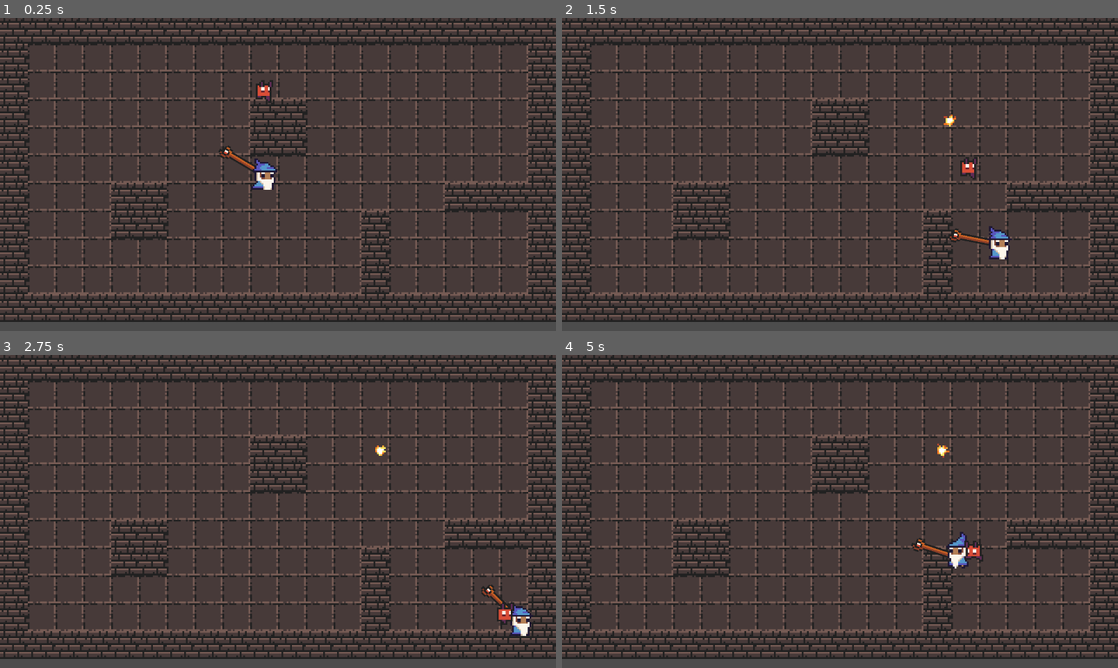
Above: before the commit, frames 1-4 (two rows, left to right).
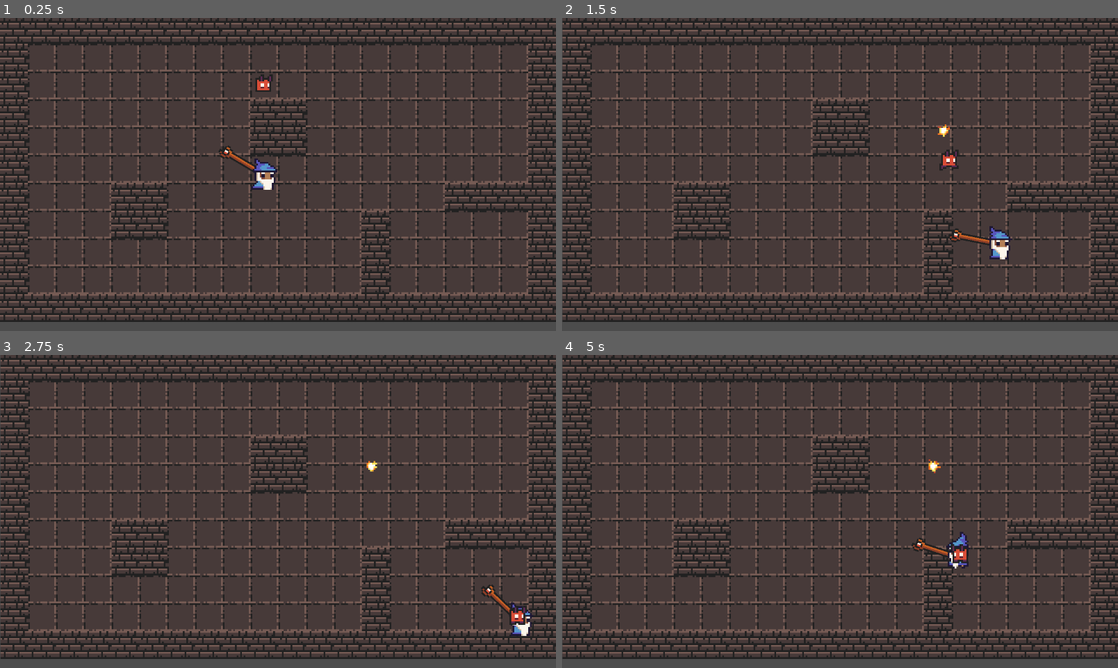
Above: after the commit, the same moments.

Repository: dsaltares/gmtk-2019
Game: Godot game, scene res://Playground.tscn
The game is run twice, just before and just after one commit, with the same random seed, the same clock (stepped at 60 frames per second) and the same inputs.
Inputs (mouse positions are in pixels of both pictures, inside the frame that each line leads up to):
- Up to frame 1 (0.25 s): no input
- Up to frame 2 (1.5 s): move the mouse to (962, 158) at 0.52 s; hold Right (move_right) 0.53-1.28 s; click (962, 158) at 0.6 s; move the mouse to (728, 190) at 1.27 s; hold Down (move_down) from 1.28 s (still down); click (728, 190) at 1.35 s
- Up to frame 3 (2.75 s): move the mouse to (333, 442) at 2.02 s; release Down (move_down) at 2.03 s; hold Right (move_right) from 2.03 s (still down); click (333, 442) at 2.1 s
- Up to frame 4 (5 s): move the mouse to (812, 574) at 2.77 s; release Right (move_right) at 2.78 s; hold Up (move_up) 2.78-3.53 s; click (812, 574) at 2.85 s; move the mouse to (1006, 558) at 3.52 s; hold Left (move_left) from 3.53 s (still down); click (1006, 558) at 3.6 s; move the mouse to (673, 464) at 4.27 s; click (673, 464) at 4.35 s

The runs differ from the first frame. In frame 1, 0.2% of the frame differs, in the area x 46-50%, y 18-28%; in frame 2, 4.4%, in the area x 0-100%, y 0-98%; in frame 3, 4.4%; in frame 4, 4.4%.

Commit message:
add pathfinding to the enemy

Diff:
--- a/game/Enemy.gd
+++ b/game/Enemy.gd
@@ -1,54 +1,44 @@
 extends KinematicBody2D
 
 const MAX_SPEED = 150
-const TIME_TO_MAX_SPEED = 0.2
-const TIME_TO_HALT = 0.1
-
-onready var ACCELERATION = MAX_SPEED / TIME_TO_MAX_SPEED
-onready var DECELERATION = -MAX_SPEED / TIME_TO_HALT
 
 onready var sprite = $AnimatedSprite
+var path = PoolVector2Array() setget set_path
+var is_moving = false
+var is_facing_left = false
 
-var velocity = Vector2(0, 0)
-var last_horizontal_dir = 0
-var target_position = Vector2(0, 0)
+func _ready() -> void:
+	set_physics_process(false)
 
-func _ready():
-	$DirectionTimer.start()
-
-func _physics_process(delta):
+func _physics_process(delta) -> void:
 	update_movement(delta)
 	update_animation()
 
-func update_movement(delta):
-	var move_dir = Vector2(
-		target_position.x - position.x,
-		target_position.y - position.y
-	)
+func update_movement(delta) -> void:
+	var max_distance = MAX_SPEED * delta
+	var starting_position= position
+	for i in range(path.size()):
+		var distance_to_next = starting_position.distance_to(path[0])
+		var direction_to_next = starting_position.direction_to(path[0])
+		is_moving = false
+		is_facing_left = direction_to_next.x < 0
 
-	var distance_to_target = move_dir.length_squared()
+		if max_distance <= distance_to_next and max_distance >= 0.0:
+			position = starting_position.linear_interpolate(path[0], max_distance / distance_to_next)
+			is_moving = true
+			break
+		elif max_distance < 0.0:
+			position = path[0]
+			set_physics_process(false)
+			break
 
-	if position.distance_squared_to(target_position) > 100:
-		var path = $Navigation2D.get_simple_path(global_position, target_position)
-		move_dir = move_dir.normalized()
+		max_distance -= distance_to_next
+		starting_position = path[0]
+		path.remove(0)
 
-		var speed = velocity.length()
-		if move_dir.length_squared() > 0:
-			speed = min(speed + ACCELERATION * delta, MAX_SPEED)
-			velocity = move_dir * speed
-		else:
-			speed = max(speed + DECELERATION * delta, 0)
-			velocity = velocity.normalized() * speed
-
-		if velocity.x != 0:
-			last_horizontal_dir = sign(velocity.x)
-
-		sprite.flip_h = last_horizontal_dir < 0
-		move_and_slide(velocity)
-
-func update_animation():
+func update_animation() -> void:
 	var animation = null
-	if velocity.length_squared() > 0:
+	if is_moving:
 		animation = 'run'
 	else:
 		animation = 'idle'
@@ -56,5 +46,10 @@
 	if animation != sprite.animation and animation != null:
 		sprite.animation = animation
 
-func _on_player_moved(player_position):
-	target_position = player_position
+	sprite.flip_h = is_facing_left
+
+func set_path(value: PoolVector2Array) -> void:
+	path = value
+
+	if value.size() != 0:
+		set_physics_process(true)
--- a/game/Enemy.tscn
+++ b/game/Enemy.tscn
@@ -17,36 +17,33 @@
 "name": "idle",
 "speed": 4.0
 }, {
+"frames": [ ExtResource( 2 ) ],
+"loop": true,
+"name": "hit",
+"speed": 5.0
+}, {
 "frames": [ ExtResource( 6 ), ExtResource( 7 ), ExtResource( 8 ), ExtResource( 9 ) ],
 "loop": true,
 "name": "run",
 "speed": 10.0
-}, {
-"frames": [ ExtResource( 2 ) ],
-"loop": true,
-"name": "hit",
-"speed": 5.0
 } ]
 
 [sub_resource type="RectangleShape2D" id=2]
 extents = Vector2( 3.56351, 4.79846 )
 
-[node name="Enemy" type="KinematicBody2D"]
+[node name="Enemy" type="KinematicBody2D" groups=[
+"enemy",
+]]
 collision_mask = 22
 script = ExtResource( 1 )
 
 [node name="AnimatedSprite" type="AnimatedSprite" parent="."]
 position = Vector2( -0.184418, -5.16351 )
 frames = SubResource( 1 )
-animation = "run"
+animation = "idle"
+frame = 2
 playing = true
 
 [node name="CollisionShape2D" type="CollisionShape2D" parent="."]
 position = Vector2( 0.507599, -3.91588 )
 shape = SubResource( 2 )
-
-[node name="DirectionTimer" type="Timer" parent="."]
-wait_time = 0.5
-
-[node name="Navigation2D" type="Navigation2D" parent="."]
-[connection signal="timeout" from="DirectionTimer" to="." method="_on_DirectionTimer_timeout"]
--- a/game/Player.tscn
+++ b/game/Player.tscn
@@ -2,23 +2,23 @@
 
 [ext_resource path="res://Player.gd" type="Script" id=1]
 [ext_resource path="res://wizzard/weapon_red_magic_staff.png" type="Texture" id=2]
-[ext_resource path="res://wizzard/wizzard_m_hit_anim_f0.png" type="Texture" id=3]
-[ext_resource path="res://wizzard/wizzard_m_idle_anim_f0.png" type="Texture" id=4]
-[ext_resource path="res://wizzard/wizzard_m_idle_anim_f1.png" type="Texture" id=5]
-[ext_resource path="res://wizzard/wizzard_m_idle_anim_f2.png" type="Texture" id=6]
+[ext_resource path="res://wizzard/wizzard_m_run_anim_f0.png" type="Texture" id=3]
+[ext_resource path="res://wizzard/wizzard_m_run_anim_f1.png" type="Texture" id=4]
+[ext_resource path="res://wizzard/wizzard_m_run_anim_f2.png" type="Texture" id=5]
+[ext_resource path="res://wizzard/wizzard_m_run_anim_f3.png" type="Texture" id=6]
 [ext_resource path="res://wizzard/wizzard_m_idle_anim_f3.png" type="Texture" id=7]
-[ext_resource path="res://wizzard/wizzard_m_run_anim_f0.png" type="Texture" id=8]
-[ext_resource path="res://wizzard/wizzard_m_run_anim_f1.png" type="Texture" id=9]
-[ext_resource path="res://wizzard/wizzard_m_run_anim_f2.png" type="Texture" id=10]
-[ext_resource path="res://wizzard/wizzard_m_run_anim_f3.png" type="Texture" id=11]
+[ext_resource path="res://wizzard/wizzard_m_hit_anim_f0.png" type="Texture" id=8]
+[ext_resource path="res://wizzard/wizzard_m_idle_anim_f0.png" type="Texture" id=9]
+[ext_resource path="res://wizzard/wizzard_m_idle_anim_f1.png" type="Texture" id=10]
+[ext_resource path="res://wizzard/wizzard_m_idle_anim_f2.png" type="Texture" id=11]
 [ext_resource path="res://wizzard/pick_up_fire.png" type="Texture" id=12]
 
 [sub_resource type="SpriteFrames" id=1]
 animations = [ {
 "frames": [ ExtResource( 3 ), ExtResource( 4 ), ExtResource( 5 ), ExtResource( 6 ) ],
 "loop": true,
-"name": "run",
-"speed": 10.0
+"name": "idle",
+"speed": 4.0
 }, {
 "frames": [ ExtResource( 7 ) ],
 "loop": true,
@@ -27,8 +27,8 @@
 }, {
 "frames": [ ExtResource( 8 ), ExtResource( 9 ), ExtResource( 10 ), ExtResource( 11 ) ],
 "loop": true,
-"name": "idle",
-"speed": 4.0
+"name": "run",
+"speed": 10.0
 } ]
 
 [sub_resource type="RectangleShape2D" id=2]
@@ -88,7 +88,7 @@
 position = Vector2( -0.184418, -5.16351 )
 frames = SubResource( 1 )
 animation = "run"
-frame = 2
+frame = 1
 playing = true
 
 [node name="CollisionShape2D" type="CollisionShape2D" parent="."]
--- a/game/Playground.gd
+++ b/game/Playground.gd
@@ -1,6 +1,8 @@
 extends Node2D
 
-signal player_moved
+func _on_Player_position_changed(player_position):
+	var enemies = get_tree().get_nodes_in_group("enemy")
 
-func _on_Player_position_changed(player_position):
-	emit_signal("player_moved", player_position)
+	for i in enemies.size():
+		var enemy = enemies[i]
+		enemy.path = $Navigation2D.get_simple_path(enemy.position, player_position, false)
--- a/game/Playground.tscn
+++ b/game/Playground.tscn
@@ -1,10 +1,11 @@
-[gd_scene load_steps=6 format=2]
+[gd_scene load_steps=7 format=2]
 
 [ext_resource path="res://Playground.gd" type="Script" id=1]
 [ext_resource path="res://tileset.tres" type="TileSet" id=2]
 [ext_resource path="res://Player.tscn" type="PackedScene" id=3]
 [ext_resource path="res://Enemy.tscn" type="PackedScene" id=4]
-[ext_resource path="res://crosshair/Crosshair.gd" type="Script" id=5]
+[ext_resource path="res://Camera.tscn" type="PackedScene" id=5]
+[ext_resource path="res://crosshair/Crosshair.gd" type="Script" id=6]
 
 [node name="Root" type="Node2D"]
 script = ExtResource( 1 )
@@ -25,12 +26,8 @@
 [node name="Enemy" parent="." instance=ExtResource( 4 )]
 position = Vector2( 39.0717, -7.13219 )
 
-[node name="Camera2D" type="Camera2D" parent="."]
-position = Vector2( 47.939, 43.1494 )
-current = true
-zoom = Vector2( 0.25, 0.25 )
+[node name="Camera" parent="." instance=ExtResource( 5 )]
 
 [node name="Crosshair" type="Node" parent="."]
-script = ExtResource( 5 )
-[connection signal="player_moved" from="." to="Enemy" method="_on_player_moved"]
+script = ExtResource( 6 )
 [connection signal="position_changed" from="Player" to="." method="_on_Player_position_changed"]
